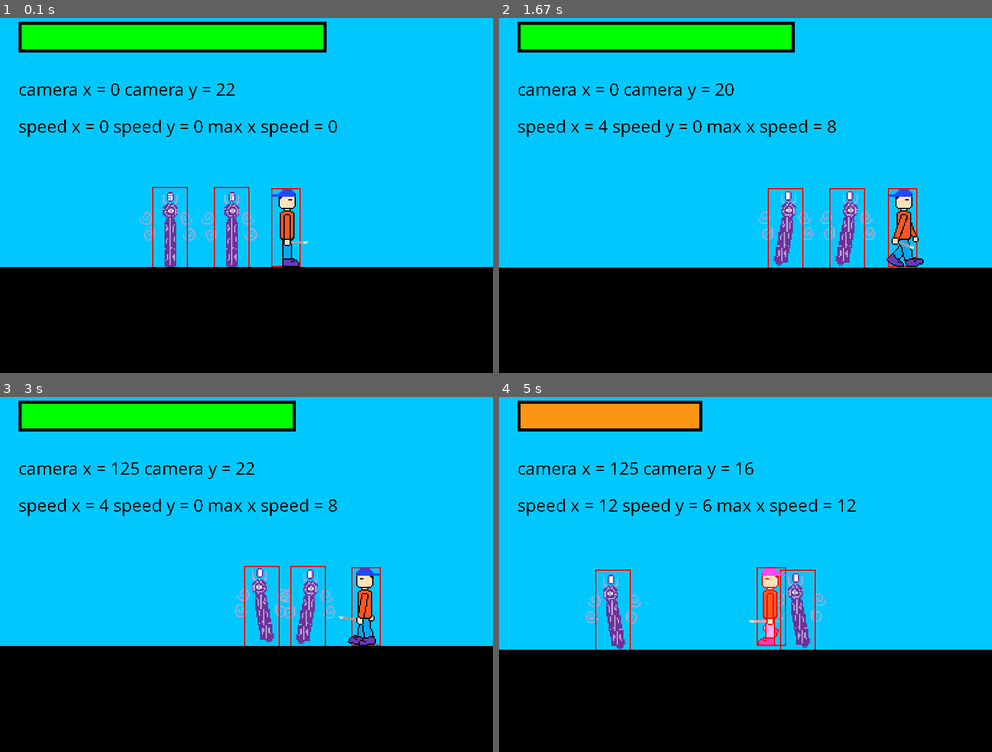
Above: before the commit, frames 1-4 (two rows, left to right).
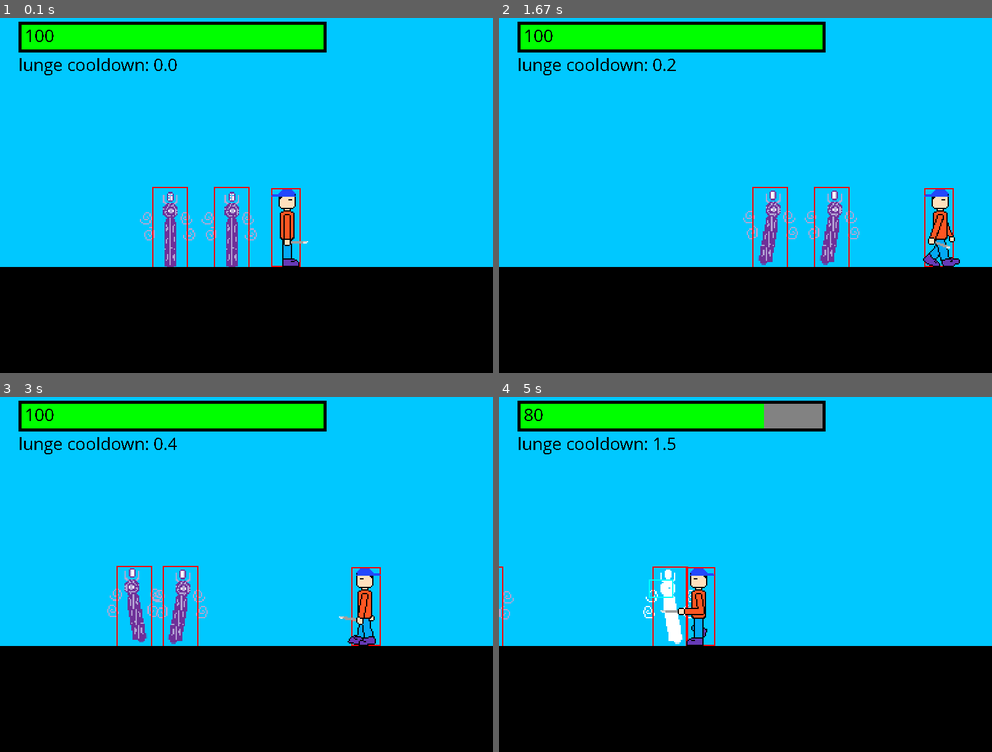
Above: after the commit, the same moments.

Repository: TyM123456789/ICD2O25-26
Game: pygame game, started from Unit 5 - Using Pygame/Game.py
Same seed, same stepped clock (60 frames per second), same inputs: the game is played once before the commit and once after it.
Inputs (mouse positions are in pixels of both pictures, inside the frame that each line leads up to):
- Up to frame 1 (0.1 s): no input
- Up to frame 2 (1.67 s): hold Shift 0.33-0.8 s; hold D 0.33-0.8 s; click (597, 64) at 0.88 s, where only the run after the commit has a clickable "lunge cooldown: 1.0"; click (903, 177) at 1.22 s; hold D from 1.5 s (still down); tap Shift at 1.57 s
- Up to frame 3 (3 s): tap Shift at 1.87, 2.07, 2.37, 2.57, 2.87 s; release D at 1.97 s; hold D 2-2.47 s; hold A from 2.5 s (still down)
- Up to frame 4 (5 s): release A at 3.03 s; hold Space 3.07-3.47 s; hold A 3.07-3.47 s; tap Shift at 3.13, 3.43, 3.57, 3.87, 4, 4.3, 4.67, 4.97 s; hold A 3.5-3.9 s; hold D 3.93-4.57 s; hold A from 4.6 s (still down)

The runs differ from the first frame. In frame 1, 1.2% of the frame differs, in the area x 3-69%, y 3-34%; in frame 2, 6.5%; in frame 3, 4.8%; in frame 4, 11%, in the area x 0-100%, y 1-72%.

Commit message:
healthbar fixes, lunging, etc.

Diff:
--- a/Unit 5 - Using Pygame/Game.py
+++ b/Unit 5 - Using Pygame/Game.py
@@ -37,6 +37,7 @@
 GREEN = (0,255,0)
 BLUE = (0,0,255)
 ORANGE = (250,150,20)
+GRAY = (130,130,130)
 
 
 #font
@@ -73,10 +74,12 @@
         self.moving = False
         self.hit = False
         self.last_hit = 0
+        self.hit_enemies = set()
         self.kb_x = 0
         self.kb_y = 0
         self.hp = 100
         self.harm = RED
+        self.stab_cooldown = 0
 
         self.frame = 0
         self.anim_timer = 0
@@ -85,16 +88,27 @@
         self.attack_state = 0
         self.attack_frame = 0
         self.attack_timer = 0
-        self.attack_reset_timer = 0
 
     def handle_event(self, event):
         if event.type == pygame.MOUSEBUTTONDOWN and event.button == 1 and not self.attacking:
-            self.attack_state = (self.attack_state % 3) + 1
+            # cycle between slash1 and slash2
+            if self.attack_state == 1:
+                self.attack_state = 2
+            else:
+                self.attack_state = 1
             self.attacking = True
             self.attack_frame = 0
             self.attack_timer = 0
-            self.attack_reset_timer = 0
-
+            self.hit_enemies = set()
+
+        # Stab
+        if event.type == pygame.KEYDOWN and event.key == pygame.K_LSHIFT and self.stab_cooldown == 0:
+            self.attack_state = 3
+            self.attacking = True
+            self.attack_frame = 0
+            self.attack_timer = 0
+            self.stab_cooldown = 1.5
+            self.hit_enemies = set()
     def update(self, dt, keys):
         # Movement
         self.moving = False
@@ -128,12 +142,8 @@
         if abs(self.kb_x) < 0.1: self.kb_x = 0
         if abs(self.kb_y) < 0.1: self.kb_y = 0
 
-        # Attack timer
-        if self.attacking:
-            self.attack_reset_timer += dt
-            if self.attack_reset_timer > 0.6:
-                self.attacking = False
-                self.attack_state = 0
+        if self.stab_cooldown > 0:
+            self.stab_cooldown = max(0, self.stab_cooldown - dt)
 
         # Body frame
         if not self.on_ground:
@@ -155,10 +165,9 @@
             if self.attack_timer >= 0.1:
                 self.attack_timer = 0
                 self.attack_frame += 1
-                #LUNGE ON STAB
                 if self.attack_state == 3:
                     self.kb_x = 10 if self.facing_right else -10
-                    self.kb_y = 1 if not p1.on_ground else 0
+                    self.kb_y = 1 if not self.on_ground else 0
                 #reset
                 if self.attack_frame >= len(anim):
                     self.attack_frame = 0
@@ -182,12 +191,24 @@
             idx = 0
         return arms_frames[idx] if self.facing_right else arms_frames_flipped[idx]
 
+    def get_attack_rect(self):
+        if not self.attacking:
+            return None
+        arm_width = 40
+        arm_height = 30
+        if self.facing_right:
+            ax = self.x + (BW * SCALE) - 20  # in front of player to the right
+        else:
+            ax = self.x - arm_width + 20     # in front of player to the left
+        ay = self.y + 20
+        return pygame.Rect(ax, ay, arm_width, arm_height)
+
     def draw(self, surface, camera_x, camera_y):
         offset_x = -12 if not self.facing_right else 0
 
         body = self.get_body()
         arms = self.get_arms()
-        if self.last_hit <2 and self.hit:
+        if self.last_hit <.1 and self.hit:
             harm_body = body.copy()
             harm_arms = arms.copy()
             harm_body.fill((self.harm), special_flags=pygame.BLEND_RGB_MAX)
@@ -205,6 +226,10 @@
         self.frame = 0
         self.anim_timer = 0
         self.speed = 0
+        self.hp = 50
+        self.hit = False
+        self.last_hit = 0
+        self.harm = WHITE
 
         self.patrol_left = patrol_left
         self.patrol_right = patrol_right
@@ -214,9 +239,20 @@
         self.decel_frames = [1, 0]  # accel frames in reverse
 
         self.state = "accel"  # accel, walk, decel
+
+    def take_hit(self, damage):
+        self.hp -= damage
+        self.hit = True
+        self.last_hit = 0
     def get_rect(self):
         return pygame.Rect(self.x+40, self.y+3, (EW * SCALE)-70, (EH * SCALE)+5)
     def update(self, dt):
+        #hit timer
+        if self.hit:
+            self.last_hit += dt
+            if self.last_hit >= 0.5:
+                self.hit = False
+                self.last_hit = 0
         # Pick anim + speed based on state
         if self.state == "accel":
             self.speed = min(self.speed + 0.5, 3)
@@ -265,10 +301,13 @@
             anim = self.decel_frames
 
         idx = anim[min(self.frame, len(anim) - 1)]
-
-        #blit the frames normall if facing right. if not, print them flipped.
-        surface.blit(enemy_frames[idx] if self.facing_right else enemy_frames_flipped[idx],
-                     (self.x - camera_x, self.y - camera_y))
+        img = enemy_frames[idx] if self.facing_right else enemy_frames_flipped[idx]
+
+        if self.hit and self.last_hit < 0.1:
+            img = img.copy()
+            img.fill(self.harm, special_flags=pygame.BLEND_RGB_MAX)
+
+        surface.blit(img, (self.x - camera_x, self.y - camera_y))
 
 
 # --- Setup ---
@@ -280,6 +319,7 @@
 while running:
     past_x = p1.x
     past_y = p1.y
+    #delta time (converts frames to seconds by showing seconds per frame)
     dt = clock.tick(60) / 1000
     keys = pygame.key.get_pressed()
 
@@ -289,8 +329,6 @@
         p1.handle_event(event)
 
     p1.update(dt, keys)
-
-
 
     target_x = p1.x - WIDTH // 2
     if p1.x - camera_x < CAM_MARGIN_X:
@@ -302,24 +340,37 @@
         e.update(dt)
 
     screen.fill((SKY))
-    if p1.last_hit == 40:
+    if p1.last_hit >= .5:
         p1.hit = False
         p1.last_hit = 0
-    if not p1.hit:
+    if p1.hit:
+        p1.last_hit += dt
+    elif p1.kb_x == 0:
         for e in enemies:
-            if p1.get_rect().colliderect(e.get_rect()):
-                p1.hit = True
-                p1.last_hit = 0
-                p1.hp-=10
-                # knock away from enemy
-                if p1.x > e.x:
-                    p1.kb_x = 8   # knocked right
-                else:
-                    p1.kb_x = -8  # knocked left
-                if p1.on_ground:
-                    p1.kb_y = -6      # knocked upward
-    else:
-        p1.last_hit +=1
+            if e.hp > 0:
+                if p1.get_rect().colliderect(e.get_rect()):
+                    p1.hit = True
+                    p1.last_hit = 0
+                    p1.hp-=10
+                    # knock away from enemy
+                    if p1.x > e.x:
+                        p1.kb_x = 8   # knocked right
+                    else:
+                        p1.kb_x = -8  # knocked left
+                    if p1.on_ground:
+                        p1.kb_y = -6      # knocked upward
+    #attack hitbox
+    attack_rect = p1.get_attack_rect()
+    #if there was an attack, check for hits
+    if attack_rect:
+        for e in enemies:
+            if e.hp > 0 and id(e) not in p1.hit_enemies:
+                if attack_rect.colliderect(e.get_rect()):
+                    p1.hit_enemies.add(id(e))
+                    if p1.attack_state == 3:
+                        e.take_hit(20)
+                    else:
+                        e.take_hit(10)
 
     #calculates speed
     speed_x = max(p1.x - past_x, past_x - p1.x)
@@ -328,28 +379,30 @@
 
     # draws player and enemies
     for e in enemies:
-        e.draw(screen, camera_x, camera_y)
-        pygame.draw.rect(screen, (255, 0, 0), e.get_rect().move(-camera_x, -camera_y), 2)
+        if e.hp > 0:
+            e.draw(screen, camera_x, camera_y)
+            pygame.draw.rect(screen, (255, 0, 0), e.get_rect().move(-camera_x, -camera_y), 2)
     pygame.draw.rect(screen, (255, 0, 0), p1.get_rect().move(-camera_x, -camera_y), 2)
-
     p1.draw(screen, camera_x, camera_y)
+    if attack_rect:
+        pygame.draw.rect(screen, (0, 255, 255), attack_rect.move(-camera_x, -camera_y), 2)
+
+    pygame.draw.rect(screen, (0,0,0), pygame.Rect(0,GROUND - camera_y+128,WIDTH,200))
+
+    #prints text
+    # camera = my_font.render(f'camera x = {int(camera_x)} camera y = {int(camera_y)}', False, (0, 0, 0))
+    # screen.blit(camera, (30,120))
+    # speed = my_font.render(f'speed x = {int(speed_x)} speed y = {int(speed_y)} max x speed = {int(p1.max_xspeed)}', False, (0, 0, 0))
+    # screen.blit(speed, (30,180))
+    cooldown = my_font.render(f'lunge cooldown: {p1.stab_cooldown:.1f}', False, (0, 0, 0))
+    screen.blit(cooldown, (30,80))
+    hp = my_font.render(f'{p1.hp}', False, (0, 0, 0))
 
     #healthbar (all me)
-    pygame.draw.rect(screen, (0, 255, 0), pygame.Rect(30,30,5*p1.hp,50))
-    pygame.draw.rect(screen, (0, 0, 0), pygame.Rect(30,30,5*p1.hp,50),5)
-
-    pygame.draw.rect(screen, (0,0,0), pygame.Rect(0,GROUND - camera_y+128,WIDTH,200))
-
-    #prints text
-    camera = my_font.render(f'camera x = {int(camera_x)} camera y = {int(camera_y)}', False, (0, 0, 0))
-    screen.blit(camera, (30,120))
-    speed = my_font.render(f'speed x = {int(speed_x)} speed y = {int(speed_y)} max x speed = {int(p1.max_xspeed)}', False, (0, 0, 0))
-    screen.blit(speed, (30,180))
-
-    #healthbar (all me)
+    pygame.draw.rect(screen, GRAY, pygame.Rect(30,30,500,50))
     pygame.draw.rect(screen, GREEN if p1.hp > 60  else ORANGE if p1.hp > 30 else RED, pygame.Rect(30,30,5*p1.hp,50))
-    pygame.draw.rect(screen, (0, 0, 0), pygame.Rect(30,30,5*p1.hp,50),5)
-
+    pygame.draw.rect(screen, BLACK, pygame.Rect(30,30,500,50),5)
+    screen.blit(hp, (40,33))
     pygame.display.flip()
     if p1.hp <=0:
         break
